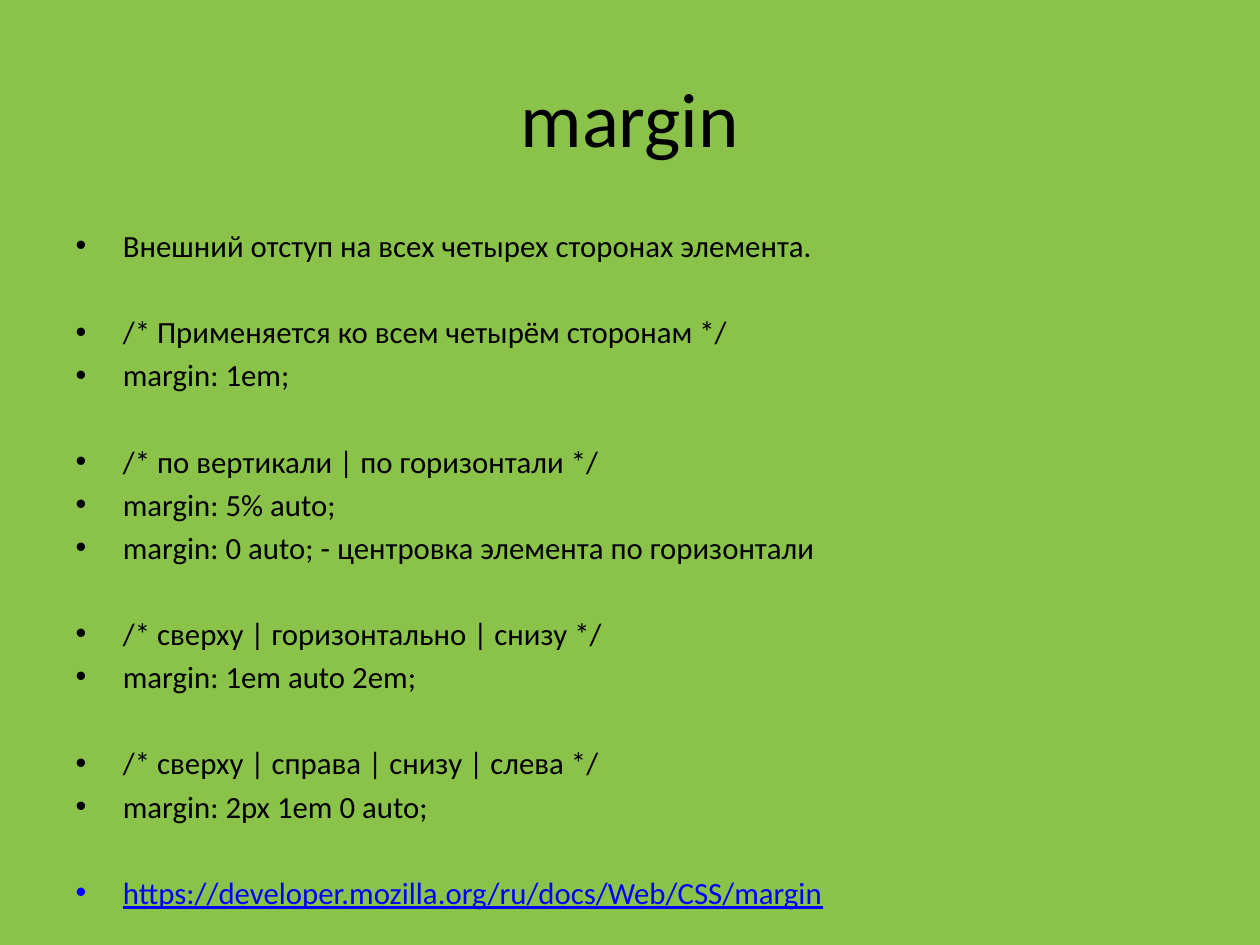
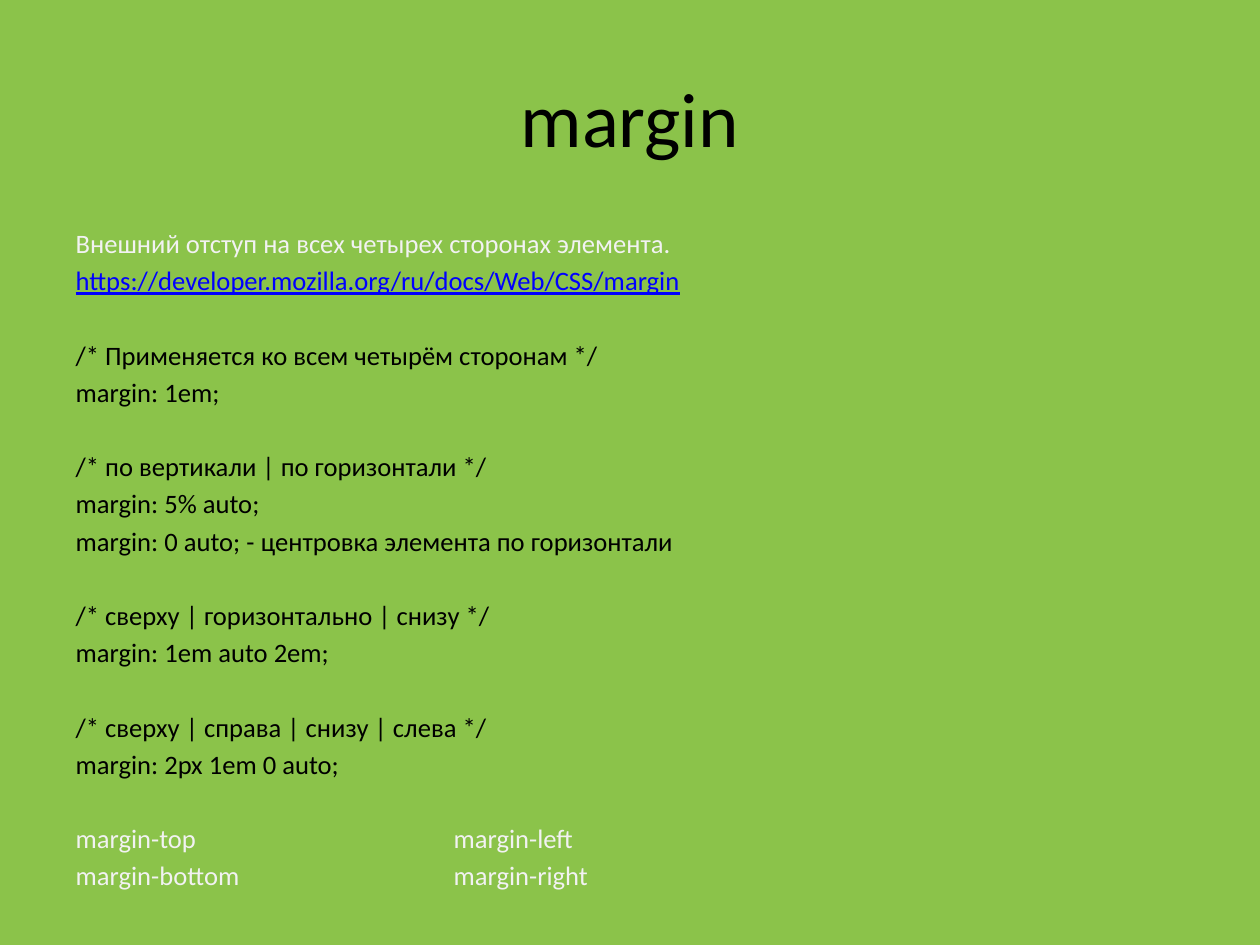
Before and after one commit to fedyashev/course-frontend-group-2, a slide deck: slide 22 of 00-presentation/Frontend 102.pptx. Drawn at 1260x945 pixels with LibreOffice and Linux fonts; fonts in the diff are those of the drawing. Boxes give left, top, right and bottom in pixels: in the first picture for what was removed or moved away, otherwise in the second. Text is boxed around its words. In the diff, an @@ line names an element or a change of style, - is before the commit and + after.

```diff
--- a/00-presentation/Frontend 102.pptx
+++ b/00-presentation/Frontend 102.pptx
@@ text at [76, 235, 673, 779]: size 17.6 to 15.2 pt in "Внешний отступ на всех четырех сторонах элемента.", "/* Применяется ко всем четырём сторонам */", "margin: 1em;", "/* по вертикали | по горизонтали */" and 6 more places; text colour #000000 to #F2F2F2 in "Внешний отступ на всех четырех сторонах элемента."; bullet • to none @@
@@ text at [76, 271, 680, 295]: paragraph added @@
+https://developer.mozilla.org/ru/docs/Web/CSS/margin
@@ text at [76, 829, 573, 853]: text changed; size 17.6 to 15.2 pt; text colour #0000FF to #F2F2F2 @@
-• https://developer.mozilla.org/ru/docs/Web/CSS/margin
+margin-top margin-left
+margin-bottom margin-right
```
Also in this commit, not shown: 5 other slides changed, 8 slides added, 13 other files.
